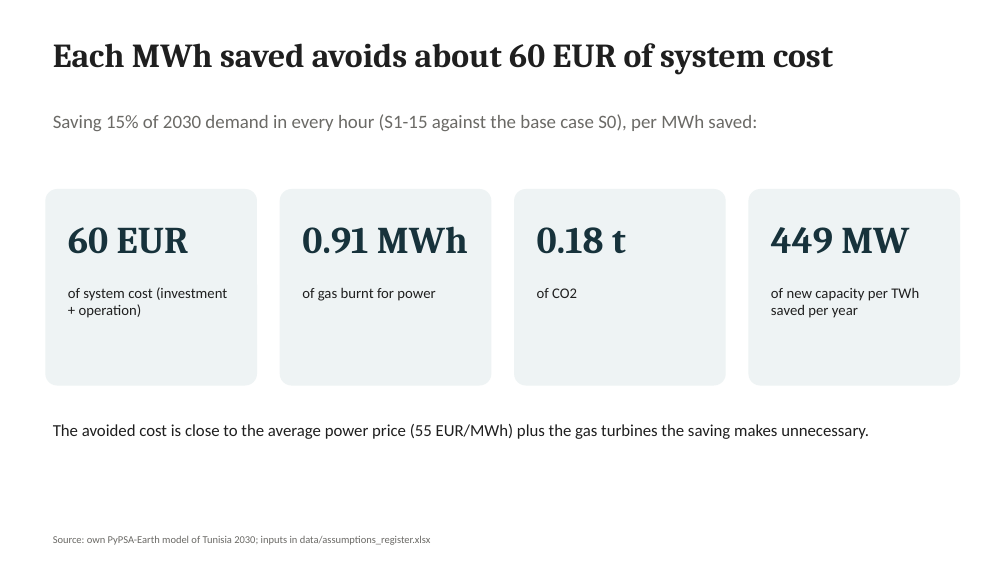
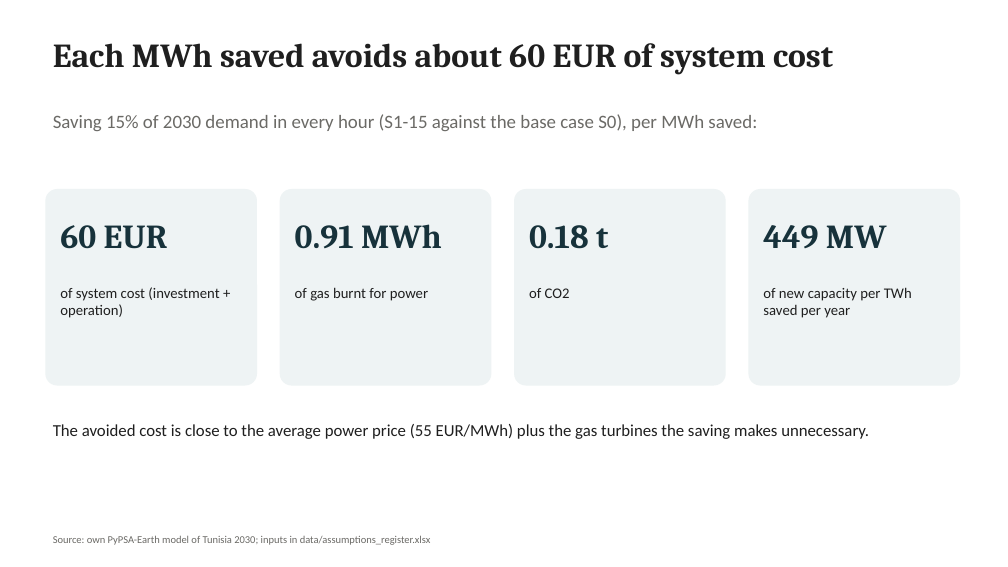
Before and after one commit to RayenRomdhani/tunisia-saved-mwh, a slide deck: slide 2 of report/deck.pptx. Drawn at 1008x567 pixels with LibreOffice and Linux fonts; fonts in the diff are those of the drawing. Boxes give left, top, right and bottom in pixels: in the first picture for what was removed or moved away, otherwise in the second. Text is boxed around its words. In the diff, an @@ line names an element or a change of style, - is before the commit and + after.

Commit message:
fix: keep the deck's stat values on one line

```diff
--- a/report/deck.pptx
+++ b/report/deck.pptx
@@ text "60 EUR": place and size @@
-text "60 EUR" at box(68, 227, 189, 254)
+text "60 EUR" at box(60, 225, 168, 249)
@@ text "0.91 MWh": place and size @@
-text "0.91 MWh" at box(302, 226, 468, 254)
+text "0.91 MWh" at box(295, 224, 442, 249)
@@ text "0.18 t": place and size @@
-text "0.18 t" at box(537, 227, 626, 254)
+text "0.18 t" at box(529, 225, 608, 249)
@@ size 36 to 32 pt in 4 elements at box(60, 225, 168, 249), box(295, 224, 442, 249), box(529, 225, 608, 249), box(763, 225, 887, 248) @@
@@ text "449 MW": place and size @@
-text "449 MW" at box(771, 227, 909, 254)
+text "449 MW" at box(763, 225, 887, 248)
@@ text "of system cost (investment + ...": place and size @@
-text "of system cost (investment + ..." at box(68, 287, 227, 318)
+text "of system cost (investment + ..." at box(60, 287, 219, 318)
@@ text "of gas burnt for power": place and size @@
-text "of gas burnt for power" at box(302, 288, 435, 301)
+text "of gas burnt for power" at box(295, 287, 428, 301)
@@ text "of CO2": place and size @@
-text "of CO2" at box(537, 288, 577, 298)
+text "of CO2" at box(529, 288, 570, 298)
@@ text "of new capacity per TWh ...": place and size @@
-text "of new capacity per TWh ..." at box(771, 288, 919, 318)
+text "of new capacity per TWh ..." at box(763, 287, 912, 318)
```
Also in this commit, not shown: 2 other files.
